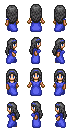
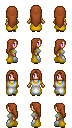
Revision of a layered w=72, h=128 image; what changed, layer by layer:
added layer "hair6-brown" in group "hair" over [6, 5, 66, 119]
renamed "hair5-detail-blue_violet" to "hair5_detail-blue_violet", hid it over [8, 39, 64, 106]
hid "hair5-gray" over [5, 4, 67, 120]
hid "eyes-dark_blue" over [9, 42, 63, 110]
showed "eyes-violet", painted on it over [9, 42, 63, 110]
added layer "dress2-yellow" in group "dress" over [6, 16, 66, 128]
hid "dress1-blue_violet" over [6, 16, 66, 128]
